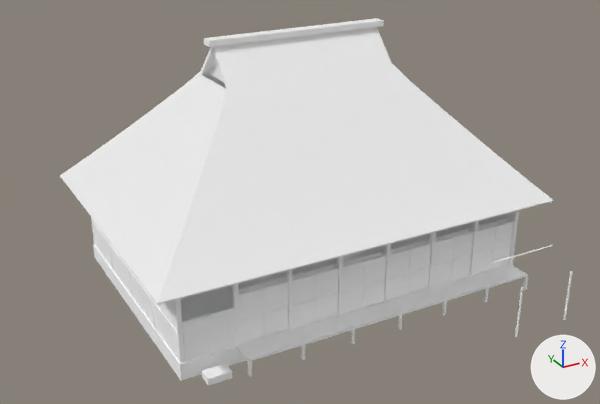
What one commit did to the glTF model public/assets/models/architecture/minka-totan_3.glb.
One viewpoint serves both versions: a 50 mm camera at (-13.8, -25.2, 15.4) aimed at (-0.8, -1.7, 3.6). Lighting does not change. The marker at lower right points along +X, +Y and +Z. The first picture is the older version. Where no turn or scale is listed for an object, it has been applied to the vertices. Vertices at exactly the same position are counted once.

In view in the first picture: 'minka-totan_3'.
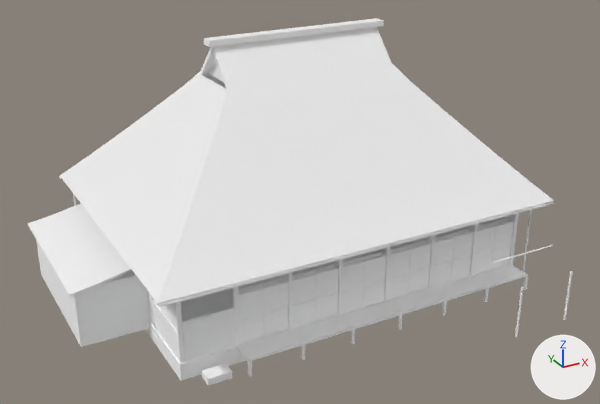
Where the newer file only moved an object's origin or applied its transform, the numbers keep the older frame.

Boxes (x1, y1, x2, y2) around the edits, measured in the pictures (600 x 404 px; the box of a moved part takes in the faces that stretch with it):
'minka-totan_3', reshaped (6% wider): before (60, 18, 573, 386); after (27, 18, 573, 386)
part 1 of me_minka_totan_3, added: after (36, 240, 150, 347)
part 2 of me_minka_totan_3, added: after (523, 210, 532, 272)
part 3 of me_minka_totan_3, added: after (27, 203, 132, 296)
part 4 of me_minka_totan_3, added: after (157, 202, 555, 308)
part 5 of me_minka_totan_3, moved or reshaped: (60, 154, 553, 344) in both

What changed in the scene script:
```text
Change me_minka_totan_3:
    used by ob_minka_totan_3; location = (0.0, -1.17, 4.66)
    remove me_minka_totan_3.from_pydata(...)  # 2085 vertices, 3762 faces; spans x -7.5..7.5, y -6.7..6.7, z -4.7..4.7
    add me_minka_totan_3.from_pydata(...)  # 2294 vertices, 4122 faces; spans x -9.2..7.5, y -6.7..6.7, z -4.7..4.7
    me_minka_totan_3 part 1: a new loose piece, a box spanning x -9.0..-6.6, y -0.7..4.8, z -4.4..-2.3, in mat_stone_granite (white #ffffff)
    me_minka_totan_3 part 2: a new loose piece, a 6-sided cylinder along z spanning x 7.17..7.23, y -3.6..-3.53, z -4.663..-1.323, in mat_stone_granite (white #ffffff)
    me_minka_totan_3 part 3: a new loose piece of 129 vertices spanning x -9.2..-6.6, y -0.9..5.0, z -2.3..-1.8, in mat_stone_granite (white #ffffff)
    me_minka_totan_3 part 4: a new loose piece of 18 vertices spanning x -7.5..7.5, y -4.4..-4.3, z -1.4..-1.3, in mat_stone_granite (white #ffffff)
    me_minka_totan_3 part 5
    8 vertices are removed from x -6.6..6.6, y -3.5..5.8, z -4.0..0.4
    236 faces are deleted
    3 vertices move within x -6.6..6.6, y -3.4..5.8, z -3.1..-1.4
    8 vertices are added at x -6.6..6.6, y -3.5..5.9, z -4.0..0.4
    236 new faces join them
    other edits to the shape of me_minka_totan_3 do not show in these pictures
```
